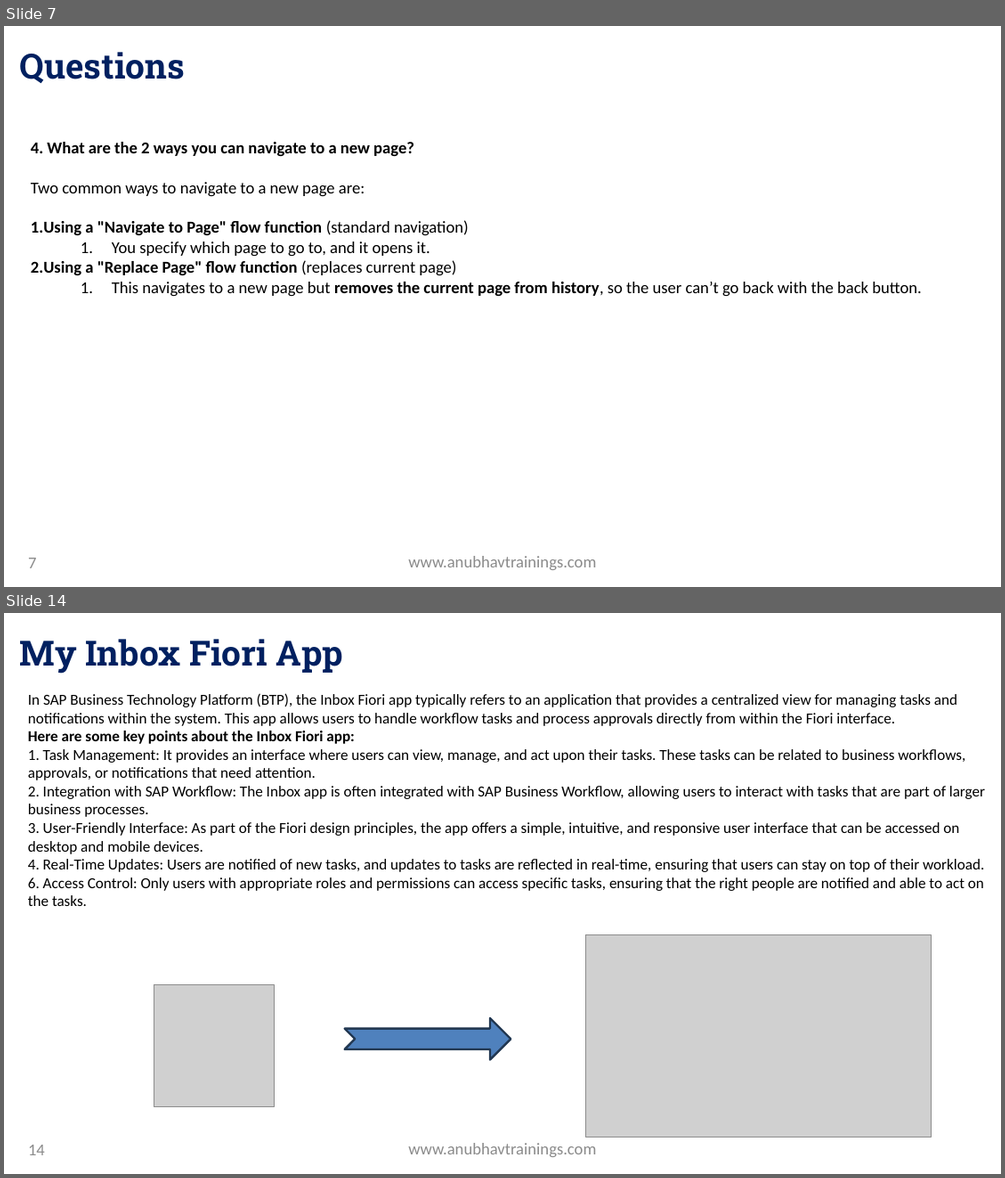
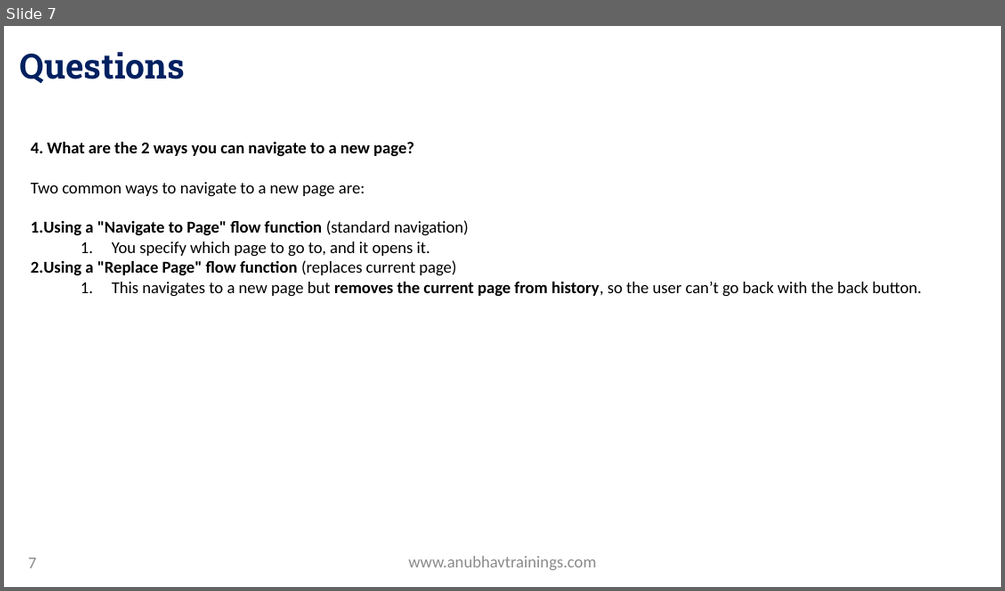
Before and after one commit to soyuztechnologies/SAP_BTP_Build_Apps_Training, a slide deck: Day 7/Day 7 -Build Apps Training.pptx. Shown one above the other, each under a label of ours: slides 7 and 14 before the commit, slide 7 after it; the slides between them are not shown. The pictures are 1005x1178 and 1005x591 pixels, drawn with LibreOffice and Linux fonts; fonts in the diff are those of the drawing; grey boxes stand for pictures; background and template pictures are left out. Boxes give left, top, right and bottom in pixels: in the first picture for what was removed or moved away, otherwise in the second. Text is boxed around its words. In the diff, an @@ line names an element or a change of style, - is before the commit and + after.

```diff
--- a/Day 7/Day 7 -Build Apps Training.pptx
+++ b/Day 7/Day 7 -Build Apps Training.pptx
@@ slide 14 removed at bbox=[4, 613, 1001, 1174], background picture (left out) @@
@@ title removed at bbox=[20, 639, 343, 674] @@
-My Inbox Fiori App
@@ text removed at bbox=[28, 693, 985, 906] @@
-In SAP Business Technology Platform (BTP), the Inbox Fiori app typically refers to an application that provides a centralized view for managing tasks and notifications within the system. This app allows users to handle workflow tasks and process approvals directly from within the Fiori interface.
-Here are some key points about the Inbox Fiori app:
-1. Task Management: It provides an interface where users can view, manage, and act upon their tasks. These tasks can be related to business workflows, approvals, or notifications that need attention.
-2. Integration with SAP Workflow: The Inbox app is often integrated with SAP Business Workflow, allowing users to interact with tasks that are part of larger business processes.
-3. User-Friendly Interface: As part of the Fiori design principles, the app offers a simple, intuitive, and responsive user interface that can be accessed on desktop and mobile devices.
-4. Real-Time Updates: Users are notified of new tasks, and updates to tasks are reflected in real-time, ensuring that users can stay on top of their workload.
-6. Access Control: Only users with appropriate roles and permissions can access specific tasks, ensuring that the right people are notified and able to act on the tasks.
@@ picture removed at bbox=[586, 935, 931, 1137] @@
@@ picture removed at bbox=[154, 985, 274, 1107] @@
@@ notched right arrow removed at bbox=[344, 1018, 510, 1060] @@
@@ page number removed at bbox=[28, 1144, 45, 1155] @@
-14
@@ text removed at bbox=[408, 1143, 596, 1157] @@
-www.anubhavtrainings.com
```
Also in this commit, not shown: 5 other slides removed, 1 other file.
